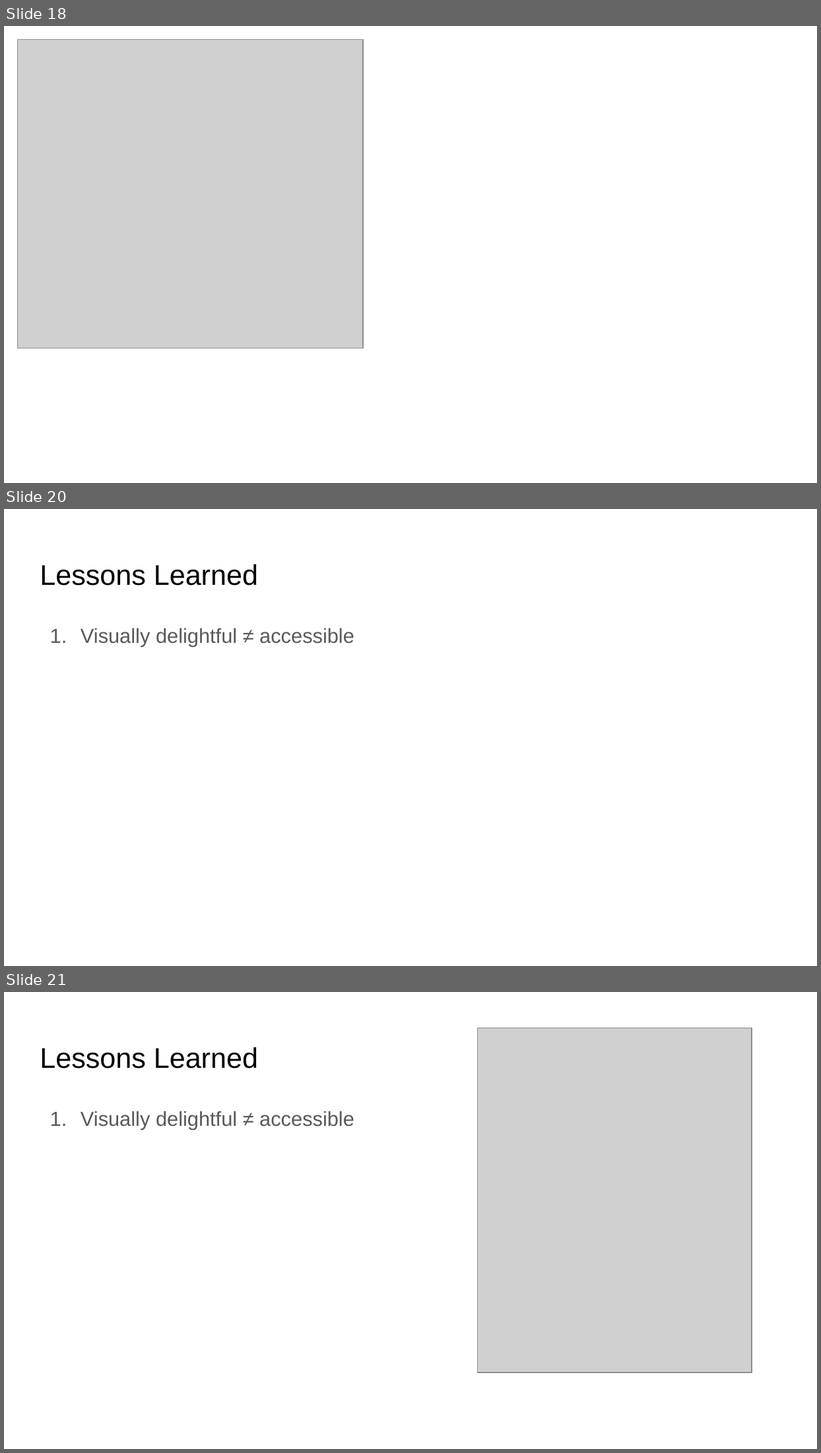
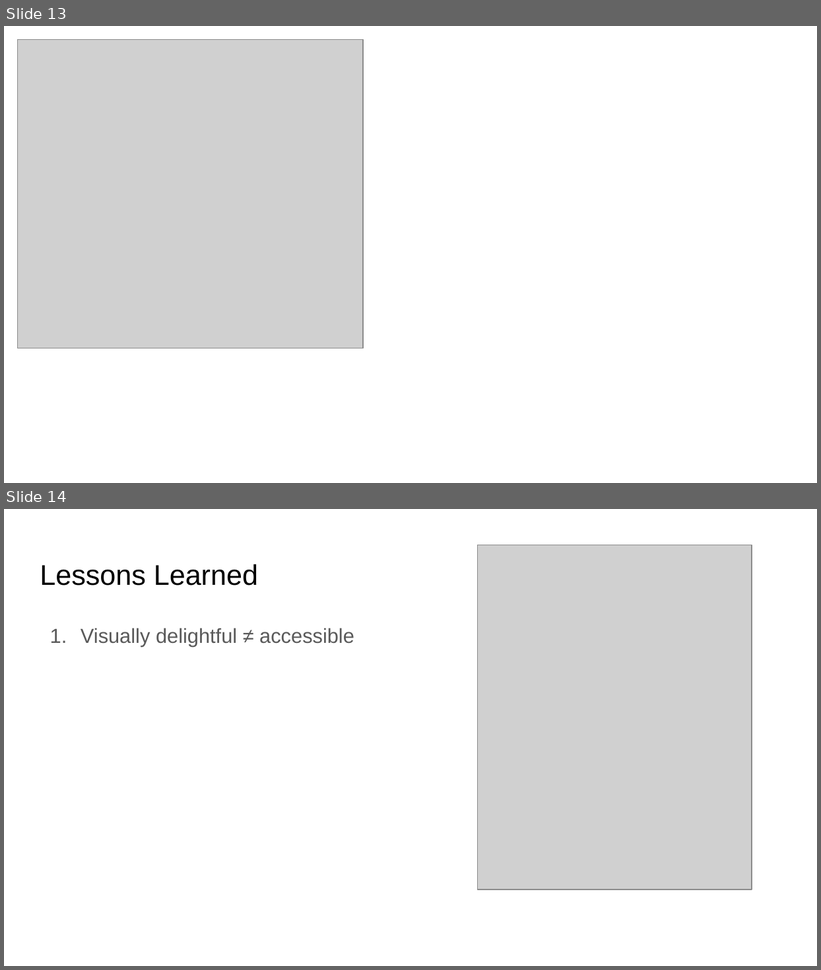
Before and after one commit to joshharrison626/prototypes, a slide deck: Table List architecture/Design + PD Quality Experiment.pptx. Shown one above the other, each under a label of ours: slides 18, 20 and 21 before the commit, slides 13 and 14 after it; the slides between them are not shown. The pictures are 821x1453 and 821x970 pixels, drawn with LibreOffice and Linux fonts; fonts in the diff are those of the drawing; grey boxes stand for pictures. Boxes give left, top, right and bottom in pixels: in the first picture for what was removed or moved away, otherwise in the second. Text is boxed around its words. In the diff, an @@ line names an element or a change of style, - is before the commit and + after.

```diff
--- a/Table List architecture/Design + PD Quality Experiment.pptx
+++ b/Table List architecture/Design + PD Quality Experiment.pptx
@@ slide 20 removed at (4, 509, 817, 966), background #FFFFFF @@
@@ title removed at (40, 564, 258, 586) @@
-Lessons Learned
@@ text removed at (81, 628, 354, 647) @@
-1. Visually delightful ≠ accessible
@@ what was slide 18 is now slide 13 @@
@@ what was slide 21 is now slide 14 @@
```
Also in this commit, not shown: 7 other slides removed.
